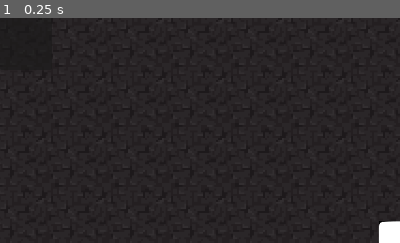
Above: before the commit, frame 1.
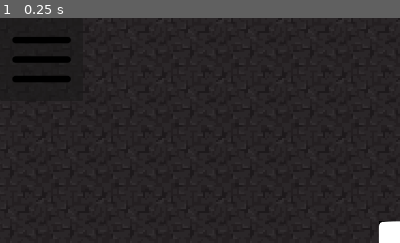
Above: after the commit, the same moment.

Repository: trex414/Profpocalypse-Purdue-Edition
Game: Godot game, scene res://test_main.tscn
The game is run twice, just before and just after one commit, with the same random seed, the same clock (stepped at 60 frames per second) and the same inputs.
Inputs:
- Up to frame 1 (0.25 s): no input
The pictures show only the part of the screen within x 0-50%, y 0-50%; the shares and areas given below are measured in that part.

The runs differ from the first frame. In frame 1, 1.2% of the frame differs, in the area x 3-18%, y 8-29%.

Commit message:
Fixed file path issue with menu button

Diff:
--- a/test_main.tscn
+++ b/test_main.tscn
@@ -2,8 +2,8 @@
 
 [ext_resource type="Script" path="res://test_main.gd" id="1_nsodu"]
 [ext_resource type="PackedScene" uid="uid://ca3fmoi36r3x6" path="res://Settings/scenes/setting_menu.tscn" id="2_2ypww"]
-[ext_resource type="Texture2D" path="res://menu-bars.svg" id="5_l84qr"]
-[ext_resource type="Script" path="res://menu_button.gd" id="6_75fvt"]
+[ext_resource type="Texture2D" uid="uid://4ou77xvelse5" path="res://Settings/assets/menu-bars.svg" id="5_l84qr"]
+[ext_resource type="Script" path="res://scripts/menu_button.gd" id="6_75fvt"]
 
 [node name="TestMain" type="Node2D"]
 script = ExtResource("1_nsodu")
